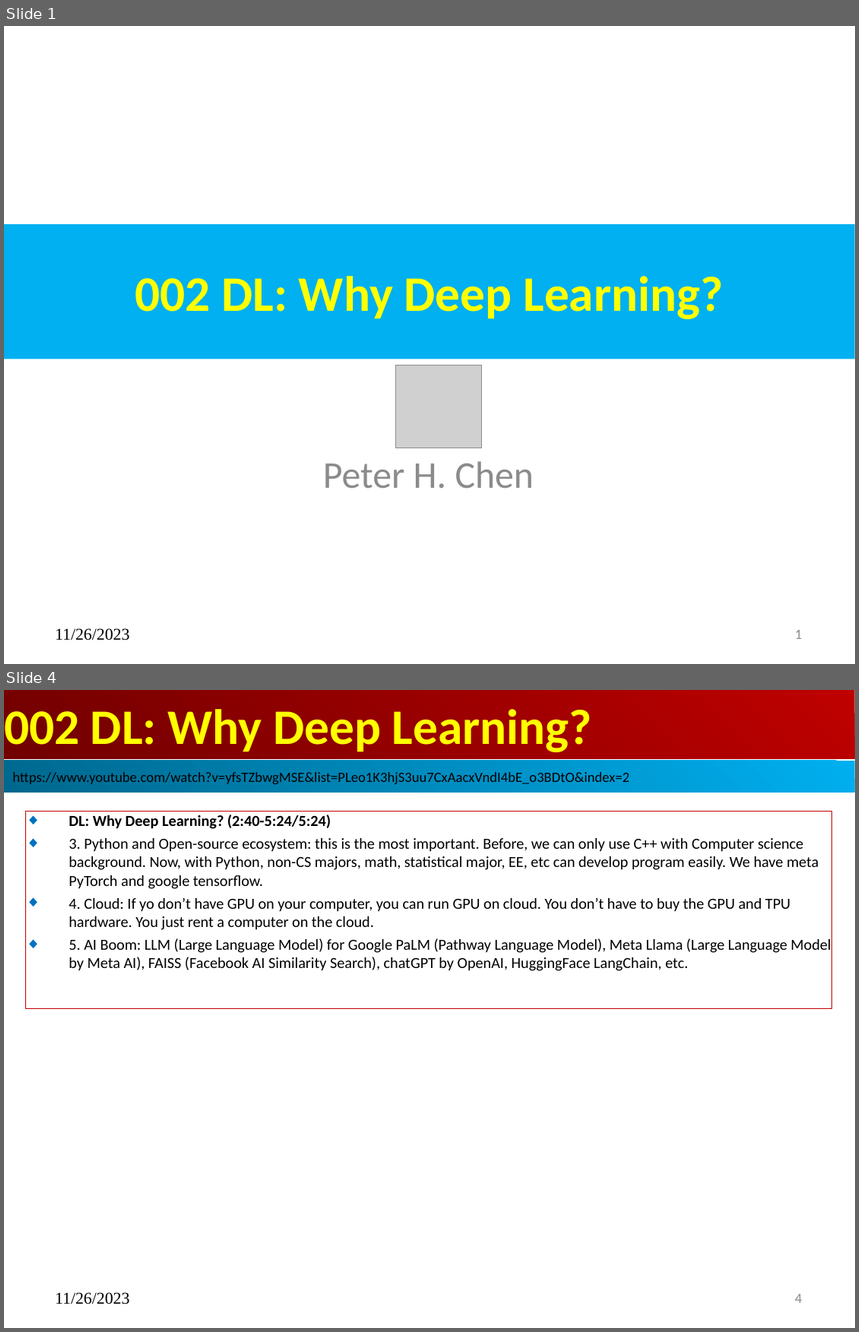
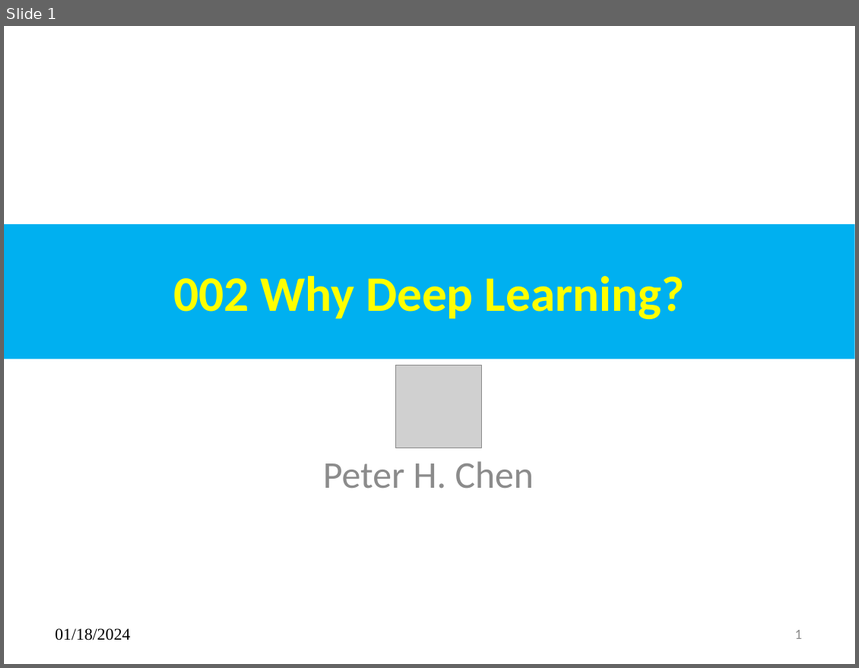
Before and after one commit to peterhchen/AIU_CS512_DL, a slide deck: 000_Lecture_Project/w01_Intro/02_Why_DP.pptx. Shown one above the other, each under a label of ours: slides 1 and 4 before the commit, slide 1 after it; the slides between them are not shown. The pictures are 859x1332 and 859x668 pixels, drawn with LibreOffice and Linux fonts; fonts in the diff are those of the drawing; grey boxes stand for pictures. Boxes give left, top, right and bottom in pixels: in the first picture for what was removed or moved away, otherwise in the second. Text is boxed around its words. In the diff, an @@ line names an element or a change of style, - is before the commit and + after.

```diff
--- a/000_Lecture_Project/w01_Intro/02_Why_DP.pptx
+++ b/000_Lecture_Project/w01_Intro/02_Why_DP.pptx
@@ slide 4 removed at <box>4,690,855,1328</box>, background #FFFFFF @@
@@ title removed at <box>4,690,855,759</box> @@
-002 DL: Why Deep Learning?
@@ rectangle removed at <box>4,761,854,792</box> @@
-https://www.youtube.com/watch?v=yfsTZbwgMSE&list=PLeo1K3hjS3uu7CxAacxVndI4bE_o3BDtO&index=2
@@ subtitle removed at <box>25,811,832,1009</box> @@
-◆ DL: Why Deep Learning? (2:40-5:24/5:24)
-◆ 3. Python and Open-source ecosystem: this is the most important. Before, we can only use C++ with Computer science background. Now, with Python, non-CS majors, math, statistical major, EE, etc can develop program easily. We have meta PyTorch and google tensorflow.
-◆ 4. Cloud: If yo don’t have GPU on your computer, you can run GPU on cloud. You don’t have to buy the GPU and TPU hardware. You just rent a computer on the cloud.
-◆ 5. AI Boom: LLM (Large Language Model) for Google PaLM (Pathway Language Model), Meta Llama (Large Language Model by Meta AI), FAISS (Facebook AI Similarity Search), chatGPT by OpenAI, HuggingFace LangChain, etc.
@@ text removed at <box>55,1293,130,1305</box> @@
-11/26/2023
@@ page number removed at <box>795,1294,802,1303</box> @@
-4
@@ slide 1 changed as well @@
@@ title at <box>173,276,685,319</box>: text changed @@
-002 DL: Why Deep Learning?
+002 Why Deep Learning?
@@ text at <box>55,629,130,641</box>: text changed @@
-11/26/2023
+01/18/2024
```
Also in this commit, not shown: 5 slides added, 3 other slides removed.
